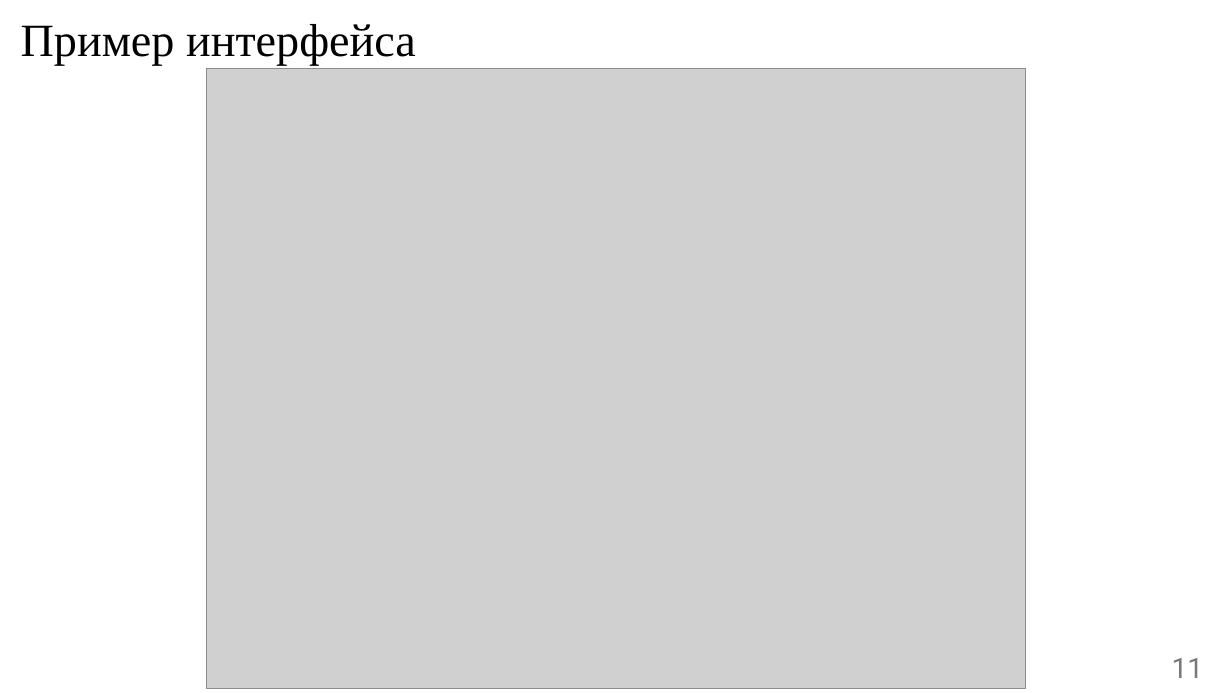
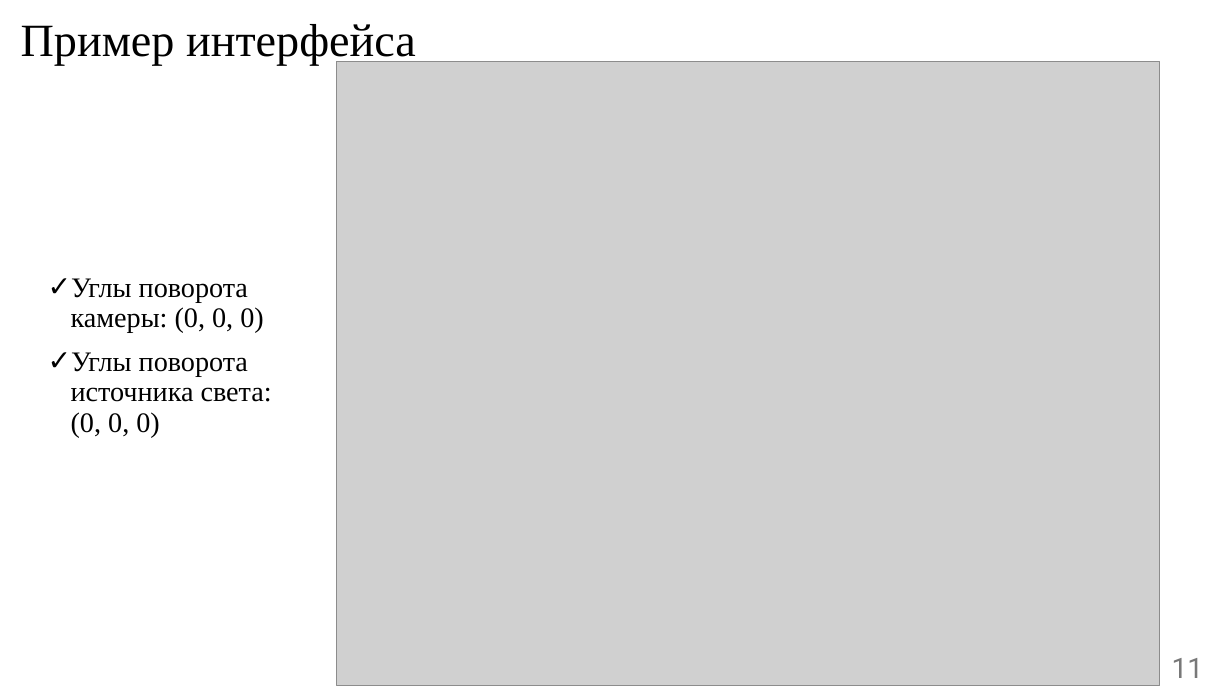
Before and after one commit to Lesa-yps/KYRSACH_CG_5_sem_BMSTU, a slide deck: slide 11 of presentation/ИУ7-55Б-Талышева-Олеся-презентация-КГ.pptx. Drawn at 1232x693 pixels with LibreOffice and Linux fonts; fonts in the diff are those of the drawing; grey boxes stand for pictures. Boxes give left, top, right and bottom in pixels: in the first picture for what was removed or moved away, otherwise in the second. Text is boxed around its words. In the diff, an @@ line names an element or a change of style, - is before the commit and + after.

```diff
--- a/presentation/ИУ7-55Б-Талышева-Олеся-презентация-КГ.pptx
+++ b/presentation/ИУ7-55Б-Талышева-Олеся-презентация-КГ.pptx
@@ picture: place and size @@
-picture at bbox=[206, 68, 1026, 689]
+picture at bbox=[337, 61, 1161, 686]
@@ text added at bbox=[71, 278, 272, 437], 22 pt, text #000000 @@
+✓ Углы поворота камеры: (0, 0, 0)
+✓ Углы поворота источника света: (0, 0, 0)
```
Also in this commit, not shown: 1 other slide changed, 3 slides added, 20 other files.
